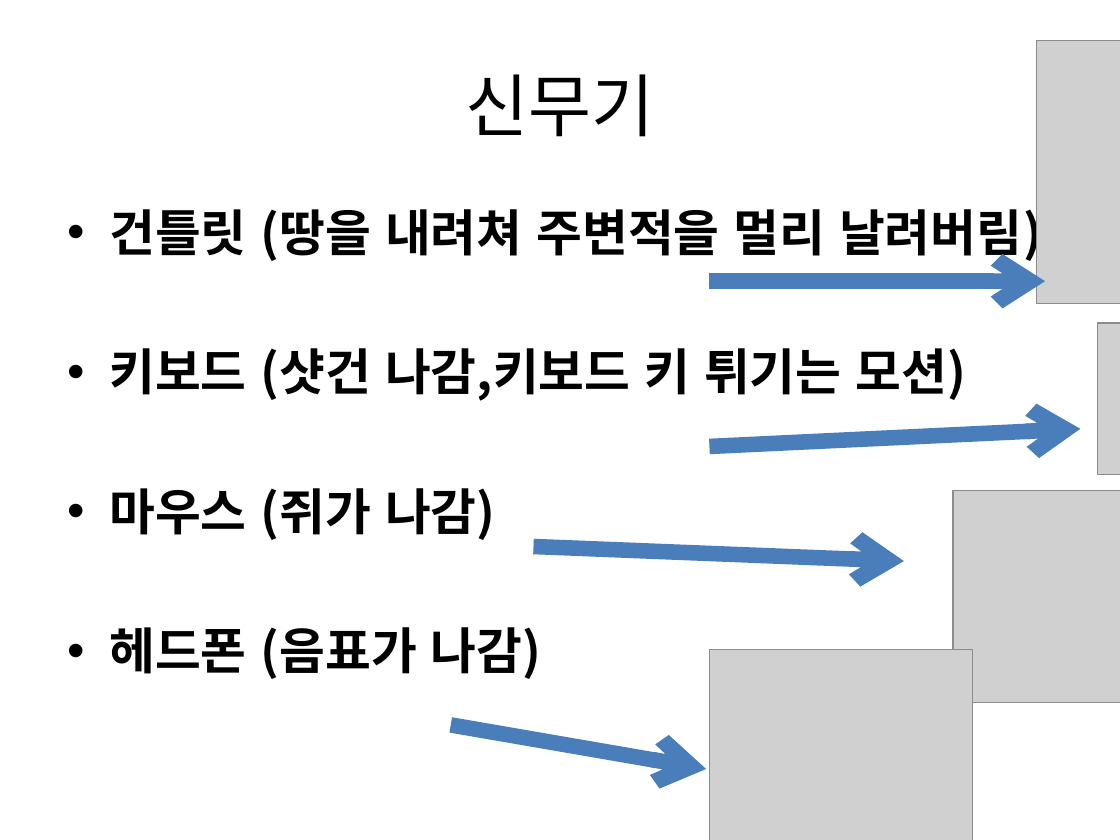
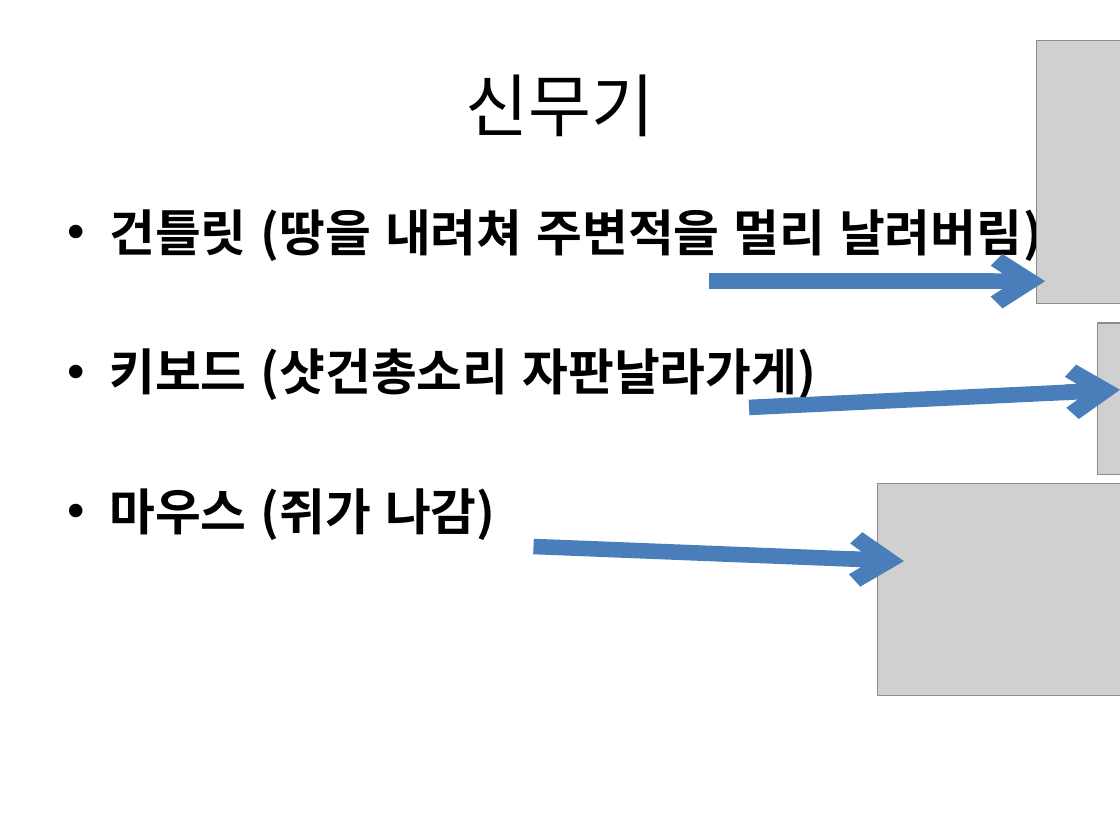
Before and after one commit to gkdlgndpdu/EscapeJail, a slide deck: slide 27 of EscapeJail/Assets/기획/스테이지1기획.pptx. Drawn at 1120x840 pixels with LibreOffice and Linux fonts; fonts in the diff are those of the drawing; grey boxes stand for pictures. Boxes give left, top, right and bottom in pixels: in the first picture for what was removed or moved away, otherwise in the second. Text is boxed around its words. In the diff, an @@ line names an element or a change of style, - is before the commit and + after.

```diff
--- a/EscapeJail/Assets/기획/스테이지1기획.pptx
+++ b/EscapeJail/Assets/기획/스테이지1기획.pptx
@@ text at (x1=109, y1=348, x2=816, y2=403): text changed @@
-• 키보드 (샷건 나감,키보드 키 튀기는 모션)
+• 키보드 (샷건총소리 자판날라가게)
@@ arrow moved from (709, 447) - (1081, 429) to (749, 408) - (1120, 390) @@
@@ picture resized from (x1=953, y1=491, x2=1120, y2=703) to (x1=877, y1=484, x2=1120, y2=697) @@
@@ text at (x1=109, y1=627, x2=542, y2=679): paragraph removed @@
-• 헤드폰 (음표가 나감)
@@ picture removed at (x1=710, y1=650, x2=972, y2=840) @@
@@ arrow removed from (450, 725) to (707, 769) @@
```
Also in this commit, not shown: 10 other slides changed, 1 slide removed, 28 other files.
